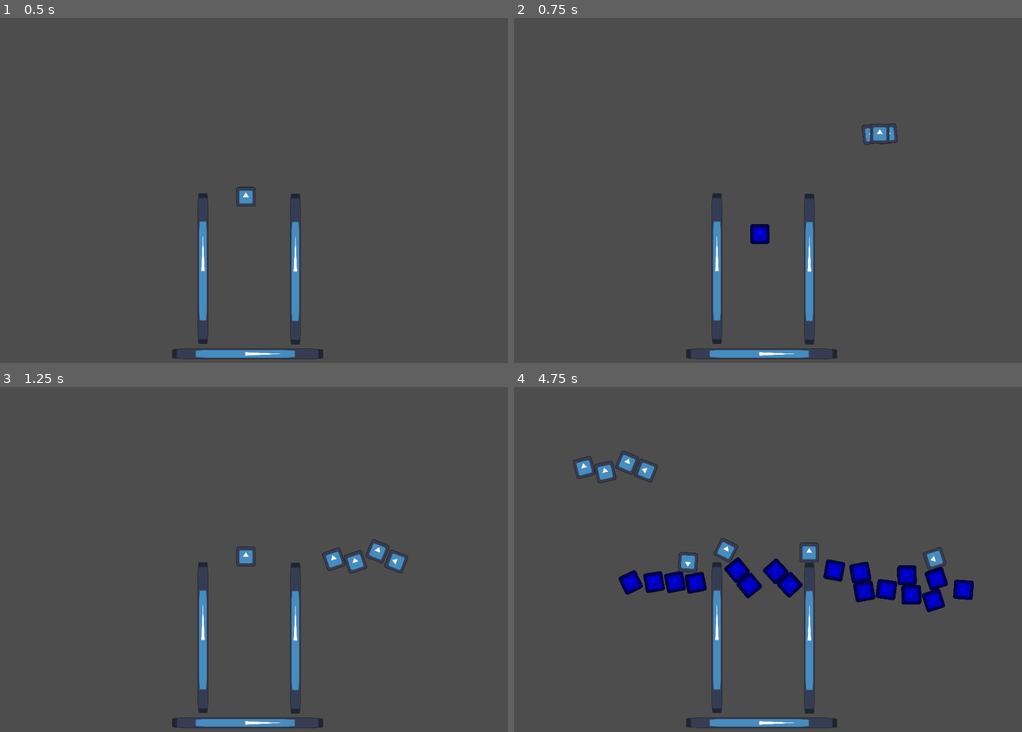
Above: before the commit, frames 1-4 (two rows, left to right).
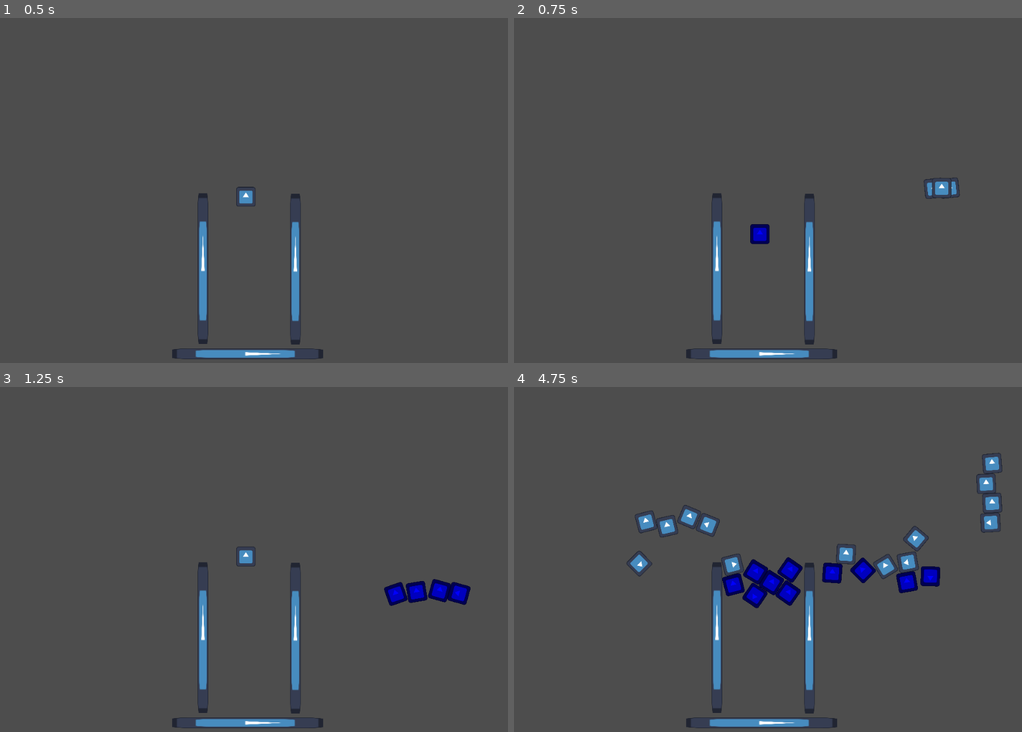
Above: after the commit, the same moments.

Repository: LeslieLlama/Ice-Enough
Game: Godot game, scene res://Scenes/drink_dropper.tscn
Two runs of this game, one before a commit and one after it. Both use one fixed random seed, a clock stepped at 60 frames per second and the inputs below. The engine's default icon, where the game draws it, is replaced by a stand-in: a white triangle on a blue panel in a dark square.
Inputs (mouse positions are in pixels of both pictures, inside the frame that each line leads up to):
- Up to frame 1 (0.5 s): no input
- Up to frame 2 (0.75 s): move the mouse to (879, 131) at 0.52 s; click (879, 131) at 0.67 s
- Up to frame 3 (1.25 s): no input
- Up to frame 4 (4.75 s): move the mouse to (666, 552) at 1.27 s; click (666, 552) at 1.42 s; move the mouse to (818, 414) at 2.02 s; click (818, 414) at 2.17 s; move the mouse to (742, 628) at 2.77 s; click (742, 628) at 2.92 s; move the mouse to (920, 604) at 3.52 s; click (920, 604) at 3.67 s; move the mouse to (615, 452) at 4.27 s; click (615, 452) at 4.42 s

Frame 1 is identical in both runs. In frame 2, 0.5% of the frame differs, in the area x 68-88%, y 30-53%; in frame 3, 1.4%; in frame 4, 7.2%, in the area x 11-97%, y 18-66%.

Commit message:
Initial Commit

Diff:
--- a/Scenes/drink_dropper.tscn
+++ b/Scenes/drink_dropper.tscn
@@ -50,5 +50,6 @@
 position = Vector2(484, 474)
 
 [node name="IceBucket" type="Node2D" parent="."]
+position = Vector2(122, 107)
 script = ExtResource("3_nfdw7")
 ice_cube = ExtResource("2_nfdw7")
